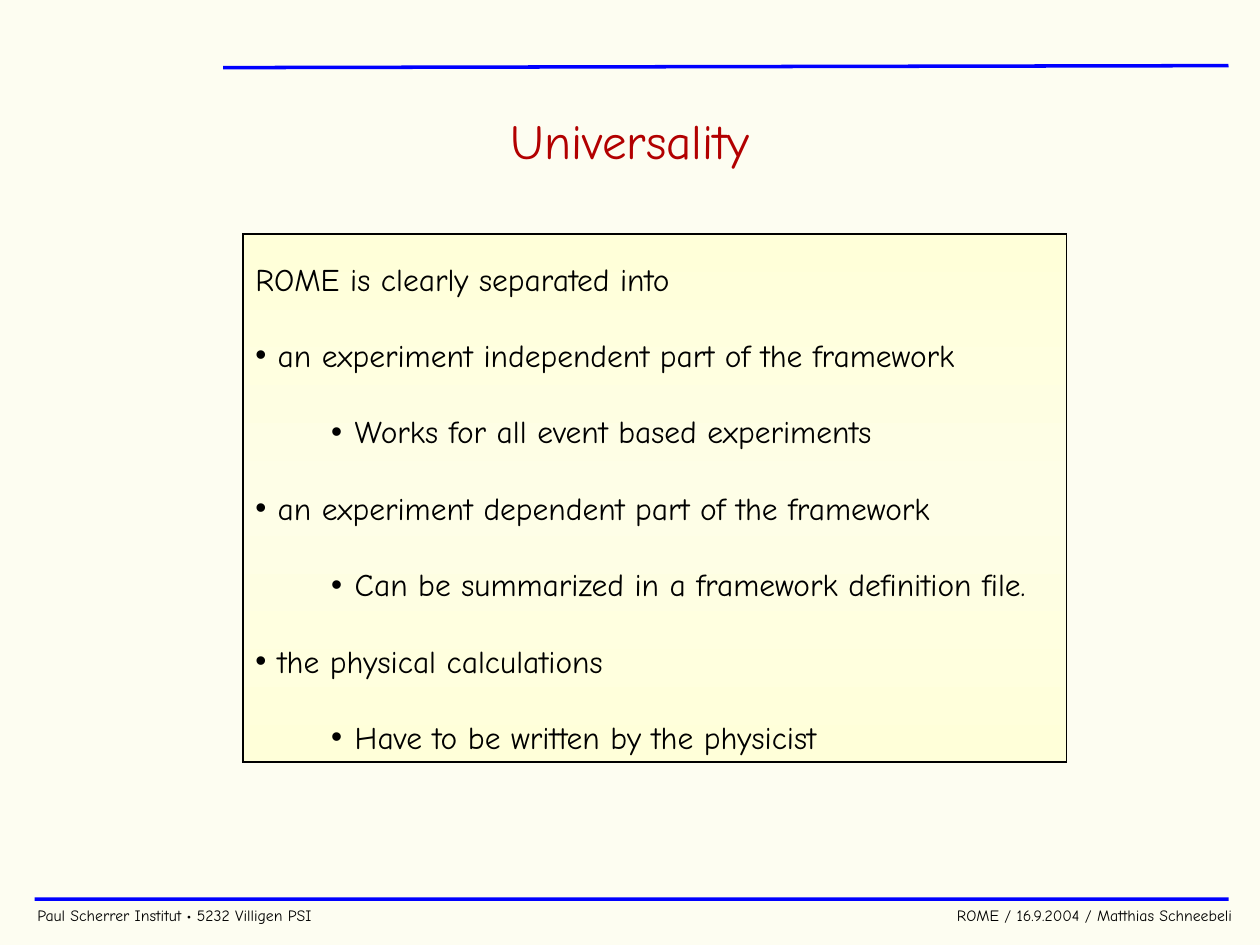
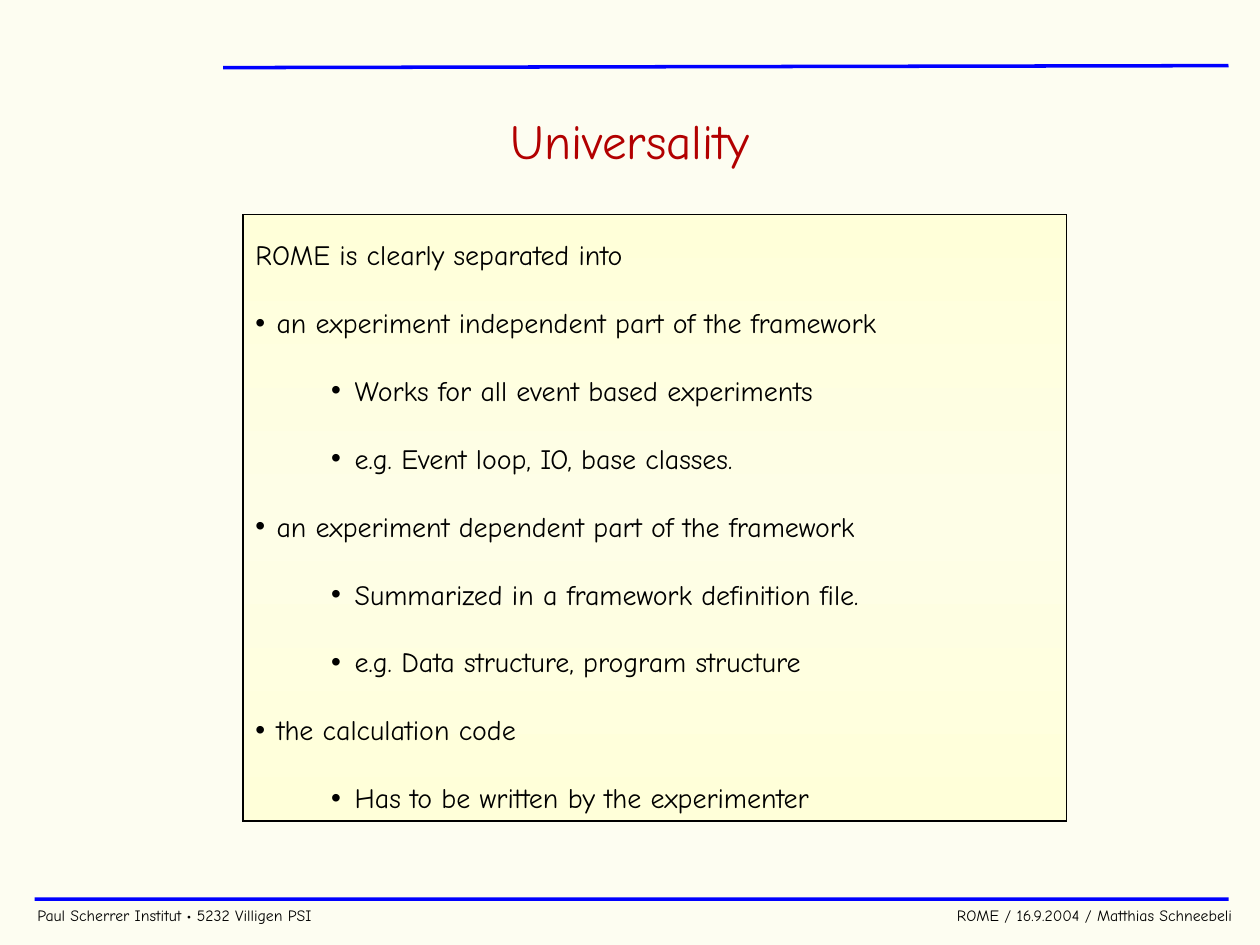
Before and after one commit to cjpl/rome, a slide deck: slide 6 of documentation/ROME.ppt. Drawn at 1260x945 pixels with LibreOffice and Linux fonts; fonts in the diff are those of the drawing; background and template pictures are left out. Boxes give left, top, right and bottom in pixels: in the first picture for what was removed or moved away, otherwise in the second. Text is boxed around its words. In the diff, an @@ line names an element or a change of style, - is before the commit and + after.

```diff
--- a/documentation/ROME.ppt
+++ b/documentation/ROME.ppt
@@ rectangle "ROME is clearly separated into": place and size @@
-rectangle "ROME is clearly separated into" at (243, 234, 1067, 762)
+rectangle "ROME is clearly separated into" at (243, 214, 1067, 820)
@@ text in rectangle at (255, 246, 876, 543): size 18 to 16 pt in "ROME is clearly separated into", "an experiment independent part of the framework", "Works for all event based experiments", "an experiment dependent part of the framework"; less space between paragraphs @@
@@ text in rectangle at (355, 450, 732, 475): paragraph added @@
+  • e.g. Event loop, IO, base classes.
@@ text in rectangle at (277, 586, 858, 814): text changed; size 18 to 16 pt @@
-  • Can be summarized in a framework definition file.
-• the physical calculations
-  • Have to be written by the physicist
+  • Summarized in a framework definition file.
+  • e.g. Data structure, program structure
+• the calculation code
+  • Has to be written by the experimenter
```
Also in this commit, not shown: 3 other slides changed, 2 slides added, 17 other files.
